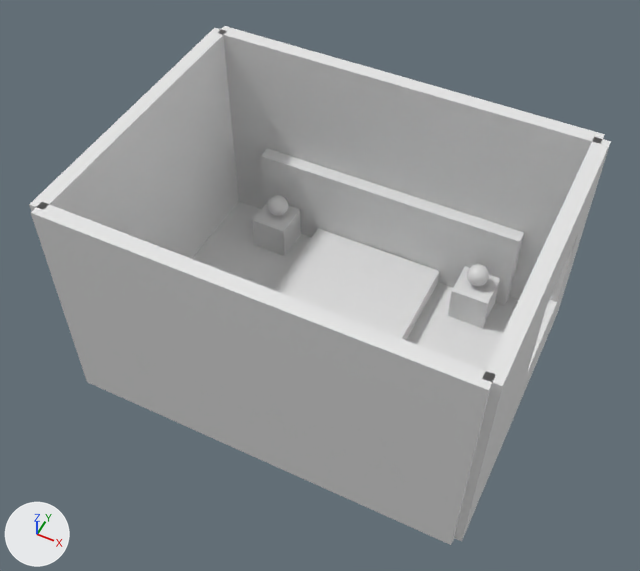
An edit to the Blender file Habitacion.blend, drawn before and after from the same camera.
One viewpoint serves both versions: a 50 mm camera at (2.55, -5.3, 7.5) aimed at (-0.03, -0.15, 1.05). Lighting does not change. The marker at lower left points along +X, +Y and +Z.

Names of what the first picture shows: 'Cabecero', 'Cama', 'Lamparita_der', 'Lamparita_izq', 'Mesita_der', 'Mesita_izq', 'Pared_Der', 'Pared_Izq', 'Parred_Delantera', 'Parred_Trasera', 'Suelo'.
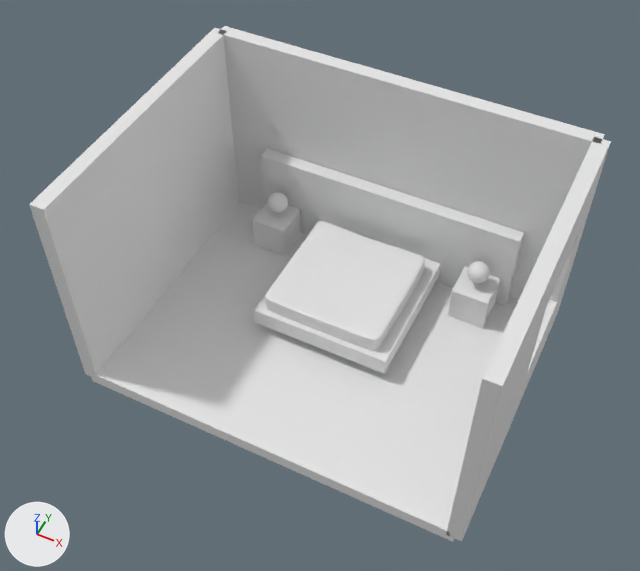
What changed in the scene script:
```text
Add me_cubo_009:
    me_cubo_009.from_pydata(...)  # 488 vertices, 486 faces; spans x -1.01..1.01, y -1.02..1.0, z -1.43..0.96
    me_cubo_009.polygons.foreach_set('use_smooth', [True] * 486)
Change ob_lamparita_der:
    ob_lamparita_der.location: (-1.18, 1.08, 0.6) -> (-1.18, 1.08, 0.65)
Change ob_lamparita_izq:
    ob_lamparita_izq.location: (1.21, 1.08, 0.6) -> (1.21, 1.08, 0.65)
Change ob_cama:
    ob_cama.location: (0.0, 0.51, 0.18) -> (0.0, 0.51, 0.3)
Change ob_pared_der:
    add ob_pared_der.hide_viewport = True
Add ob_colchon:
    ob_colchon = bpy.data.objects.new('Colchon', me_cubo_009)
    ob_colchon.location = (-0.02, 0.47, 0.5)
    ob_colchon.scale = (0.65, 0.65, 0.1)
    _m = ob_colchon.modifiers.new('Subsurf', 'SUBSURF')
    _m.levels = 3
```

Location of each change, (x1, y1, x2, y2) in pixels of the pictures (640 x 571 px):
'Pared_Der', hidden: before (31, 202, 496, 545)
'Cama', moved: before (275, 228, 440, 340); after (254, 221, 441, 374)
'Colchon', added: after (266, 221, 425, 350)
'Lamparita_izq', moved: before (467, 264, 489, 286); after (467, 261, 490, 283)
'Lamparita_der', moved: before (268, 195, 288, 216); after (268, 192, 288, 213)
'Suelo', unchanged, uncovered by the edit: before (192, 202, 518, 542); after (92, 202, 518, 542)
